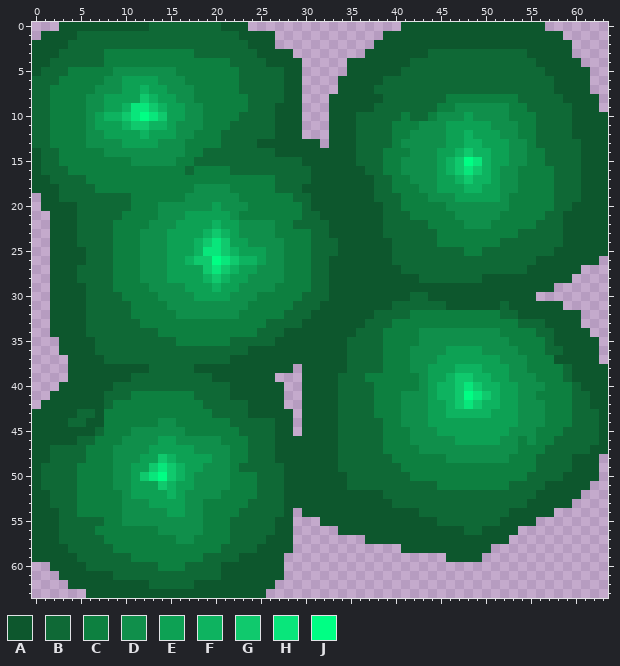
Two versions of one pixel-art sprite, FungusToast.Unity/Assets/Sprites/Tiles/Mold/aqua_mold_64x64.png. The first picture shows the starting point.
The file is 64x64 pixels.
Palette (. is transparent): A #0d572d  B #0f6936  C #0d8040  D #108f4b  E #0da154  F #0eb360  G #10c96d  H #09e67b  J #00ff84
Pixels before, first column x 0:
 0 ...AAAAAAAAAABBBBBBBBAAA.................AAAAAAAAAAAAAAAA.......
 1 .AAAABBBBBBBBBBBBBBBBBBAAAA............AAAAAAAAAAAAAAAAAAAA.....
 2 AAAABBBBBBBBBBBBBBBBBBBBAAA...........AAAAAAAAAAAAAAAAAAAAAA....
 3 AAABBBBBCCCCCCCCCCBBBBBBBAAAA........AAAAAAABBBBBBBBBBBAAAAA....
 4 AABBBBBBCCCCCCCCCCCCCCBBBBAAAA.....AAAAAAABBBBBBBBBBBBBBAAAAA...
 5 ABBBCCCCCDDDDDDDCCCCCCCBBBBBAA.....AAAAAABBBBBBBBBBBBBBBBAAAAA..
 6 BBBCCCCCDDEEEEDDDCCCCCCBBBBBAA....AAAAABBBBBBBBBBBBBBBBBBBAAAA..
 7 BBCCCCCDDDEEFEEDDDCCCCCBBBBBAA....AAAABBBBBBBBBBBBBBBBBBBBAAAA..
 8 BBCCCCDDEEEEGFEEDDCCCCCCBBBBAA...AAAAAABBBBBBBCCCCCCCCBBBBBAAAA.
 9 BBCCCCDDEEFHHGFEEDDCCCCCBBBAAA...AAAAABBBBBBBCCDDDDDDCCBBBBBAAA.
10 BBCCCCDEFFGHJHGEEDDCCCCBBBBAAA...AAABBBBBCBBCDDDEDDDDCCCBBBBAAAA
11 BBCCCCDEEEFGGFFEDDDCCCBBBBBAAA...AAABBBBCCCDDDEEEEEDDDCCBBBBAAAA
12 BBCCCCDDEEEEFEEEDDCCCBBBBBBAAA...AAABBBBCCDDDDEEFEEEDDCCBBBBAAAA
13 BBCCCCDDDDEEEEDDDCCCCBBBBAAAAAAA.AAABBBBCDDDDDEEFFEEEDDCBBBBBAAA
14 ABBCCCCCDDDDDDDDDCCBBBBBBBBAAAAAAAAABBBCCCDDDEEFGFFEEDDCCBBBBAAA
15 ABBCCCCCCCCDDDDDCCBBBBBBBBBBBBAAAAAABBBCCDDDDEFGJHFEEDDCCBBBBAAA
16 ABBBCCCCCCCCCCCCCBCCCCBBBBBBBBBAAAAAABBCCDDDDEFGHGFEDDCCCCBBBAAA
17 AABBBBCCCCCCCCCCCCCCCCCCCCCBBBBAAAAAAABBCCDDDEEFGFFEDDCCCCBBBAAA
18 AAABBBBCCCCCCCCCCCDDDDCCCCCBBBAAAAAAAABBCCCDDEEEFFEEDDCCCCBBBAAA
19 .AABBBBBBBBCCCCCCDDDDDDCCCCCCBBAAAAAAABBBCCCDDDEEEEEDCCCCCBBBAAA
20 .AAAABBBBBBCCCDDDDDDEDDDCCCCCCBAAAAAAAABBCCCCCDDDDDDDCCCCCBBAAAA
21 ..AAABBBBBCCCCDDDEEEEEDCCCCCCCBBAAAAAAABBBCCCCCDDDDDCCCCCBBAAAAA
22 ..AAABBBBCCCCDDDEEEEFEEDDDDCCBBBBAAAAAABBBBBCCCCDDDCCCCCBBBAAAAA
23 ..AAABBBBCCCDDDEEEEFGFEDDDDCCCCBBAAAAAABBBBBBCCCCCCCCCBBBBBAAAAA
24 ..AAABBBBCCCDDDEEEFGHGEEDDDDCCCBBBAAAAAABBBBBCCCCCCCBBBBBBBAAAAA
25 ..AAAABBBCCCDDDEEEFHHGFEEEDDCCCBBBAAAAAABBBBBBBBCCBBBBBBBBAAAAAA
26 ..AAAABBBCCCDDDEEFGGJHGFFEDDCCCBBAAAAAAABBBBBBBBBBBBBBBBAAAAAAA.
27 ..AAABBBBCCCDDDEEEEGHGFEEDDDCCCBBAAAAAAAABBBBBBBBBBBBBBAAAAAA...
28 ..AAABBBBCCCDDDEEEEFGFEEDDDDCCCBBAAAAAAAAAABBBBBBBAAAAAAAAAA....
29 ..AAAABBBCCCCDDDDEEEFEEDDDDCCCCBBAAAAAAAAAAAAAAAAAAAAAAAAA......
30 ..AAAABBBBCCCCDDDDEEEEDDDCCCCCBBBAAAAAAAAABBAAAAAAAAAAAA........
31 ..AAAABBBBBCCCCDDDDDDDDDCCCCCBBBAAAAAAAABBBBBBAAAAAABAAAAAA.....
32 ..AAAABBBBBCCCCCDDDDDDDCCCCCBBBAAAAAAABBBBCCCCCCCCCCBBAAAAAAA...
33 ..AAAABBBBBBCCCCCCCCCCCCCCBBBBAAAAAAABBBCCCCCCCCCCCCCCBBBAAAA...
34 ..AAAABBBBBBBBCCCCCCCCCCCBBBAAAAAAAABBBCCCCDDDDDDDDDCCCCBBAAAA..
35 ...AAAABBBBBBBBBCCCCCCBBBBBAAAAAAAABBBBCCCCDDDDDDDDDDCCCCBAAAAA.
36 ...AAAABBBBBBBBBBBBBBBBBAAAAAAAAAAABBBBCCCDDDDEEEEDDDDCCCBBAAAA.
37 ....AAAABBBBBBBBBBBBBBAAAAAAAAAAAAABBBBCCCDDDEEEEEEEDDDCCCAAAAA.
38 ....AAAAAAAAABBBBBAAAAAAAAAAA.AAAAABBBBCCCDDEEEFFFEEEDDCCCCBAAAA
39 ....AAAAAAABBBBBBBBBAAAAAAA...AAAABBBCCCCCCDEEFGGFFEEDDDCCCBAAAA
40 ...AAAAAABBBBBBBBBBBBBAAAAAA..AAAABBBBCCCCCDEFFGHGFFEEDDDCCCBAAA
41 ..AAAAAABBBCCCCCCCBBBBAAAAAA..AAAABBBBCCCDDDEFFGJHGFEEDDCCCCBBAA
42 .AAAAAAABCCCCCCCCCCBBBBBAAAA..AAAABBBBCCCDDDEEFGHGFFEEDDDCCCBBAA
43 AAAAABBACCCCCCCCCCCCBBBBAAAAA.AAAABBBBCCCDDDEEFFFFFEEEDDDCCCBBBA
44 AAAABBAACCCCCCDDCCCCCCBBBBBAA.AAAABBBBBCCDDDEEEEEEEEEEDDDCCCBBBA
45 AAAAAAABCCCDDDDDDCCCCCCBBBBAA.AAAABBBBBCCCDDDEEEEEEEEDDDCCCBBBBA
46 AAAAABBCCCDDDDEEDDDDDCCCBBBAAAAAAABBBBBCCCDDDDDEEEEEDDCDCCBBBBBA
47 AABBBBCCCDDDDEEEEEDDDDCCBBBAAAAAAABBBBBCCCCDDDDDDDDDDDCCCBBBBBAA
48 AABBBBCCCDDDEEGFEEEEDDCCBBBAAAAAAABBBBBBCCCCCCDDDDDDDCCCBBBBAAA.
49 ABBBBCCCCDDEEGHGFEEDDDCBBBBBAAAAAABBBBBBBCCCCCCCCCCCCCCCBBBBAAA.
50 ABBBBCCCCDDEGHJGFEDDDDCCCBBBAAAAAAABBBBBBBCCCCCCCCCCCCCBBBBAAAA.
51 ABBBBCCCCDDEEEGFEEDDDDCCCBBBAAAAAAABBBBBBBBBBCCCCCCCCBBBBAAAAA..
52 AABBBCCCCCDEEEEFEDDDDCCCCBBBAAAAAAAAAAABBBBBBBBBBBBBBBBBAAAAA...
53 AABBBCCCCCDDDEEEEDDCCCCCBBBBAAAAAAAAAAAABBBBBBBBBBBBBBBAAAAA....
54 AAABBCCCCCDDDDDEEDDCCCCBBBBBA.AAAAAAAAAAAAABBBBBBBBBBAAAAA......
55 AAABBBBBCCDDDDDDDDDCCCBBBBBAA...AAAAAAAAAAAAABBBBBBBAAAA........
56 AAABBBBCCCCCCCDDDDDCCCBBBBBAA.....AAAAAAAAAAAAAABBAAAA..........
57 AAABBBBBCCCCCCCCDDCCCCBBBBAAA........AAAAAAAAAAAAAAAA...........
58 AAAABBBBBCCCCCCCCCCCCBBBBAAAA............AAAAAAAAAA.............
59 AAAAABBBBBBCCCCCCCCBBBBAAAAA..................AAAA..............
60 ..AAAABBBBBBBBCCCBBBBAAAAAAA....................................
61 ...AAAAAABBBBBBBBBBBBAAAAAAA....................................
62 ....AAAAAAAAABBBBBAAAAAAAAA.....................................
63 ......AAAAAAAAAAAAAAAAAAAA......................................
New version:
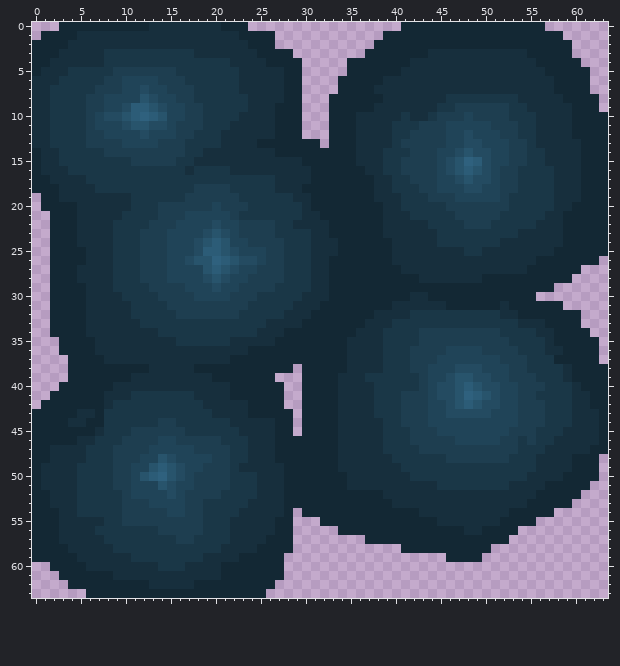
Edits made:
colour A: #0d572d -> #132834
colour B: #0f6936 -> #172f3d
colour C: #0d8040 -> #1a3747
colour D: #108f4b -> #1e3e50
colour E: #0da154 -> #204458
colour F: #0eb360 -> #244b61
colour G: #10c96d -> #28546c
colour H: #09e67b -> #2c5c77
colour J: #00ff84 -> #2f617e
Changed places in both pictures, as pixel boxes (x1, y1, x2, y2):
changed: (32, 22, 608, 598)
